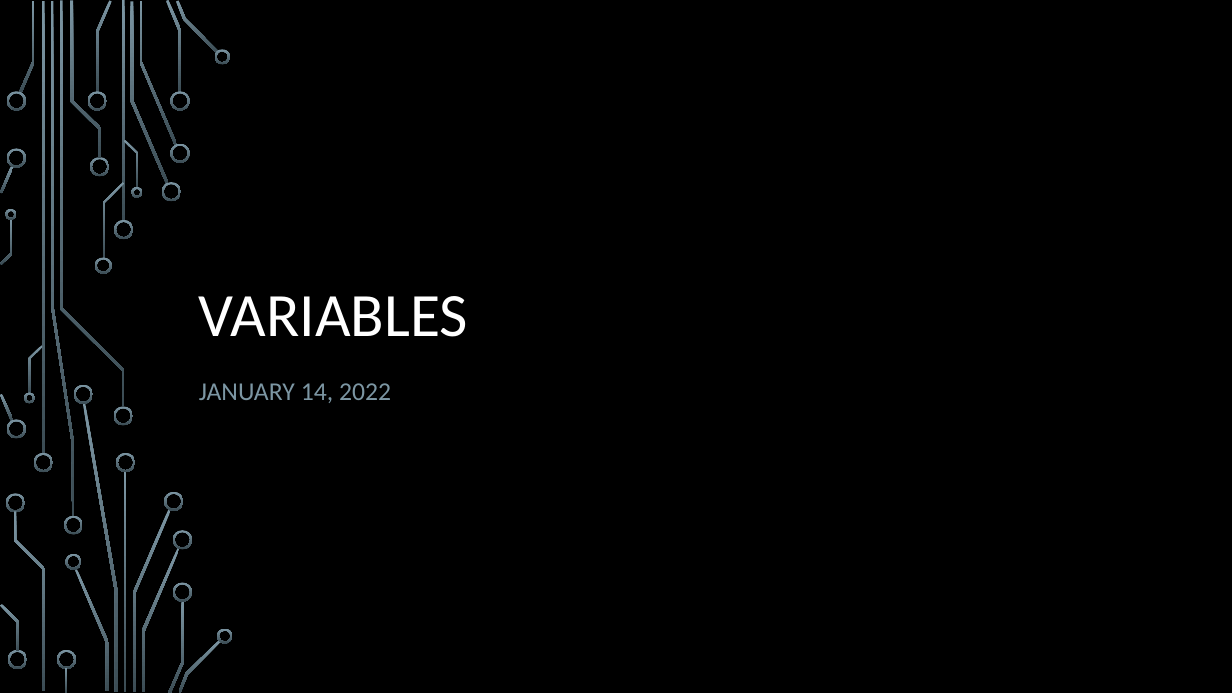
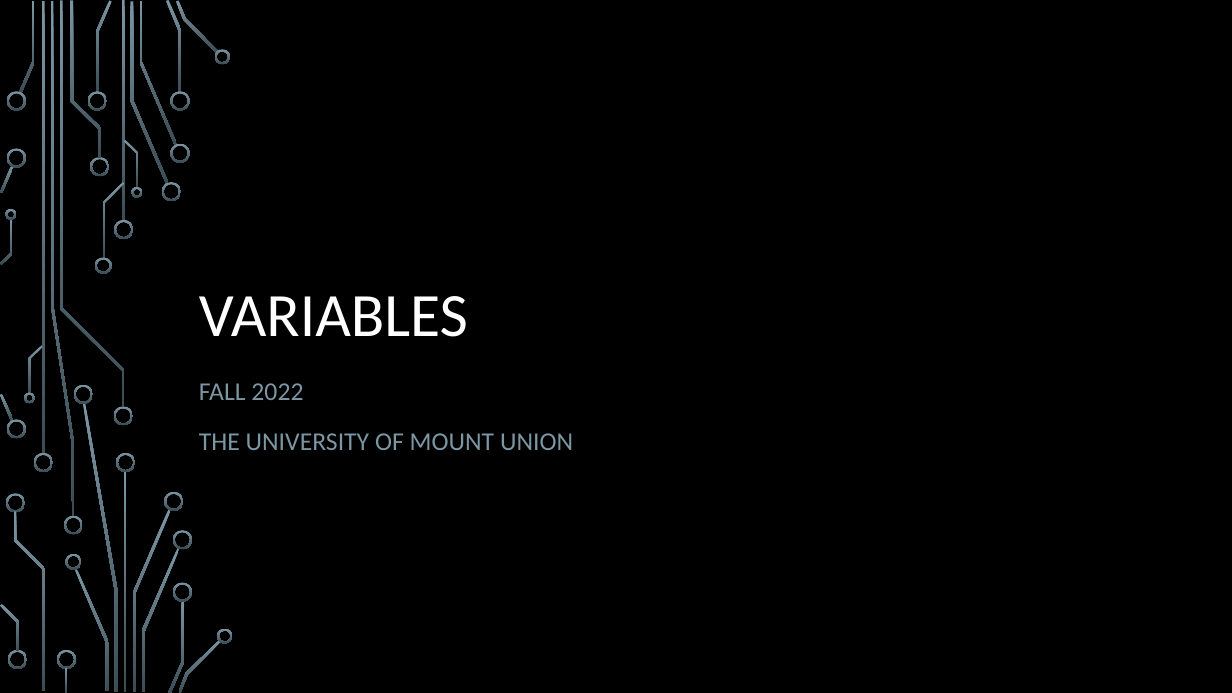
Before and after one commit to cs-courses-mountunion/CSC108Fall2022, a slide deck: slide 1 of lecnotes/lecture03.pptx. Drawn at 1232x693 pixels with LibreOffice and Linux fonts; fonts in the diff are those of the drawing; background and template pictures are left out. Boxes give left, top, right and bottom in pixels: in the first picture for what was removed or moved away, otherwise in the second. Text is boxed around its words. In the diff, an @@ line names an element or a change of style, - is before the commit and + after.

```diff
--- a/lecnotes/lecture03.pptx
+++ b/lecnotes/lecture03.pptx
@@ subtitle at (x1=199, y1=383, x2=573, y2=450): text changed @@
-JANUARY 14, 2022
+FALL 2022
+THE UNIVERSITY OF MOUNT UNION
```
Also in this commit, not shown: 1 other file.
